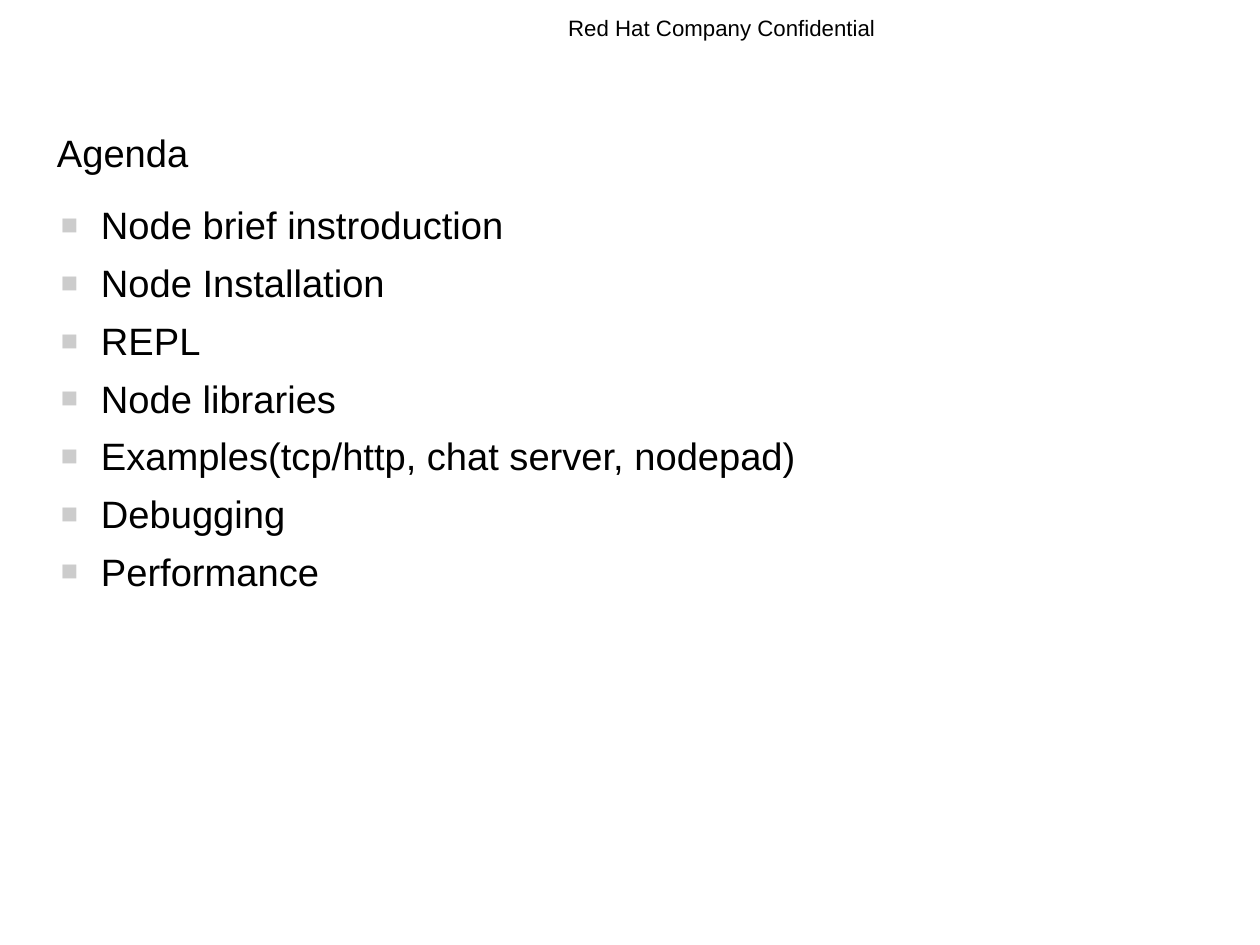
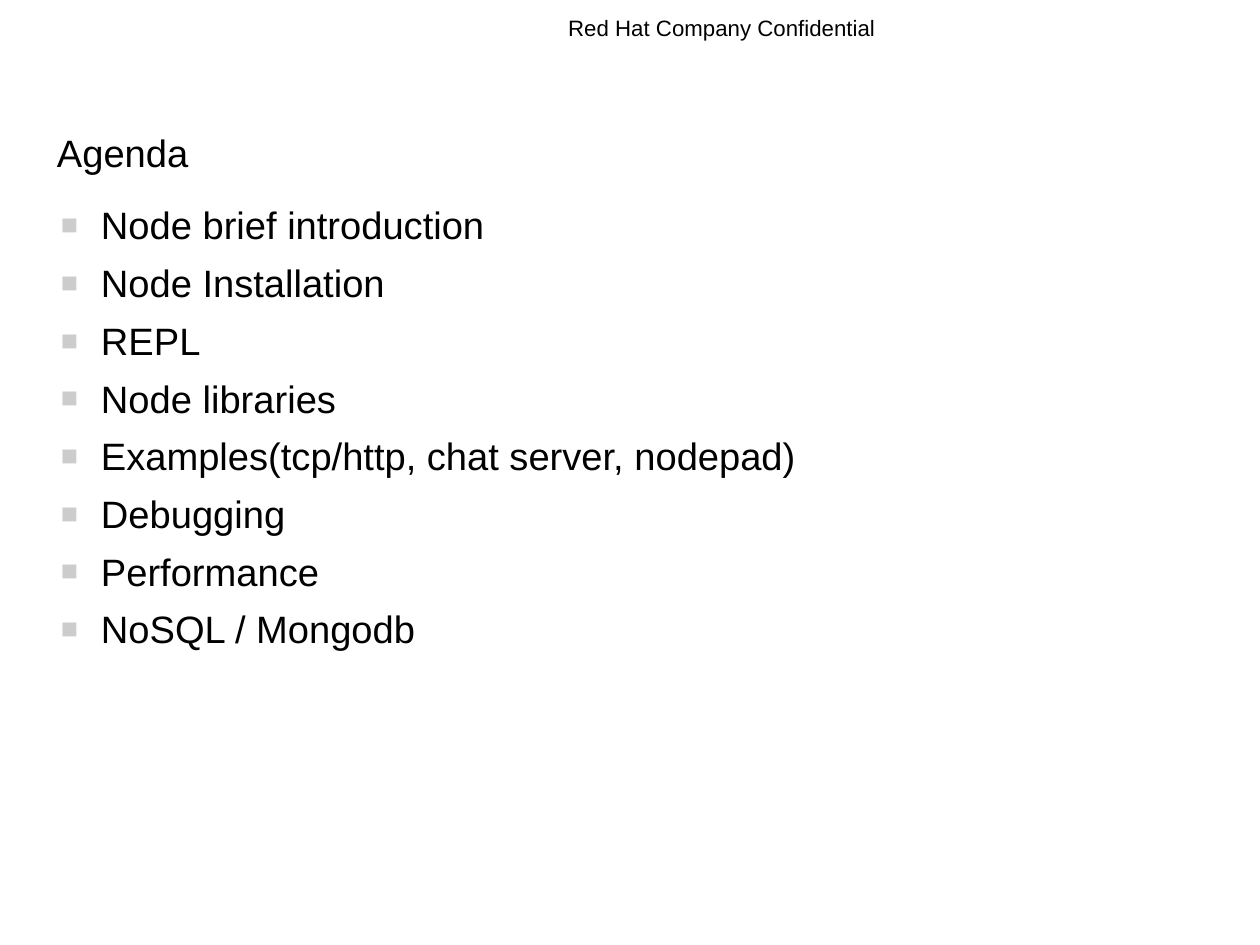
Before and after one commit to rhyw/node-trial, a slide deck: slide 2 of node-introduction.odp. Drawn at 1260x945 pixels with LibreOffice and Linux fonts; fonts in the diff are those of the drawing; background and template pictures are left out. Boxes give left, top, right and bottom in pixels: in the first picture for what was removed or moved away, otherwise in the second. Text is boxed around its words. In the diff, an @@ line names an element or a change of style, - is before the commit and + after.

```diff
--- a/node-introduction.odp
+++ b/node-introduction.odp
@@ text at <box>101,211,484,240</box>: text changed @@
-■ Node brief instroduction
+■ Node brief introduction
@@ text at <box>101,615,415,651</box>: paragraph added @@
+■ NoSQL / Mongodb
```
Also in this commit, not shown: 13 other slides changed, 6 slides added, 1 slide removed.
